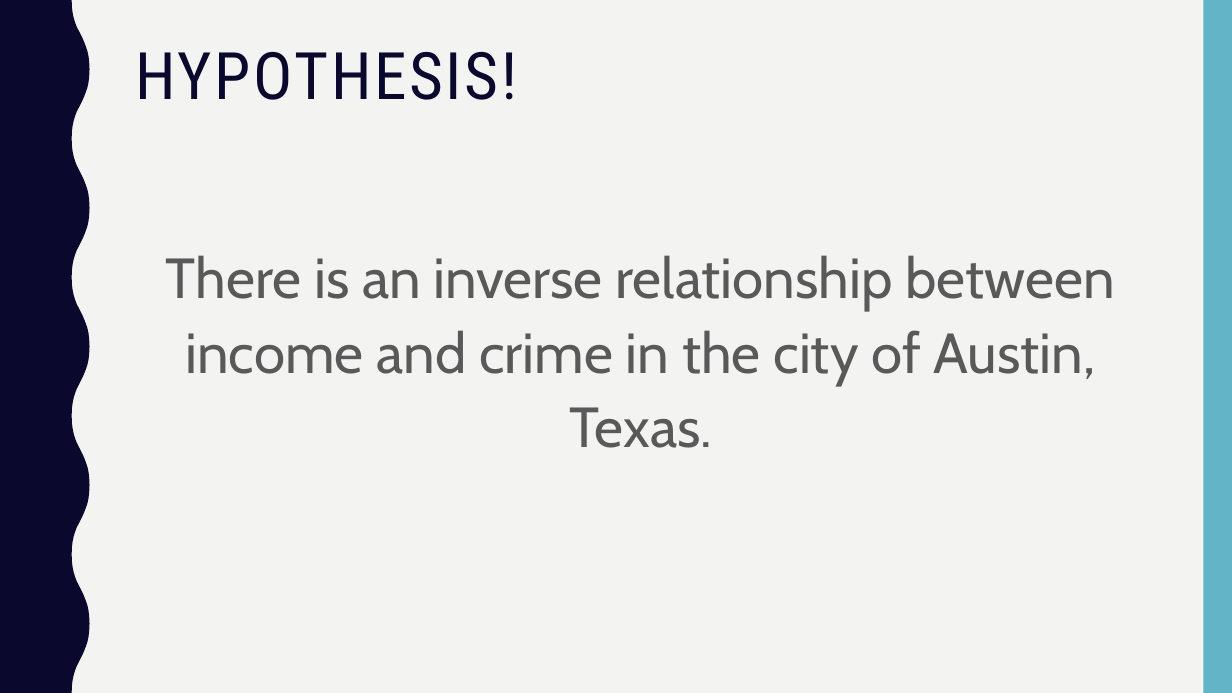
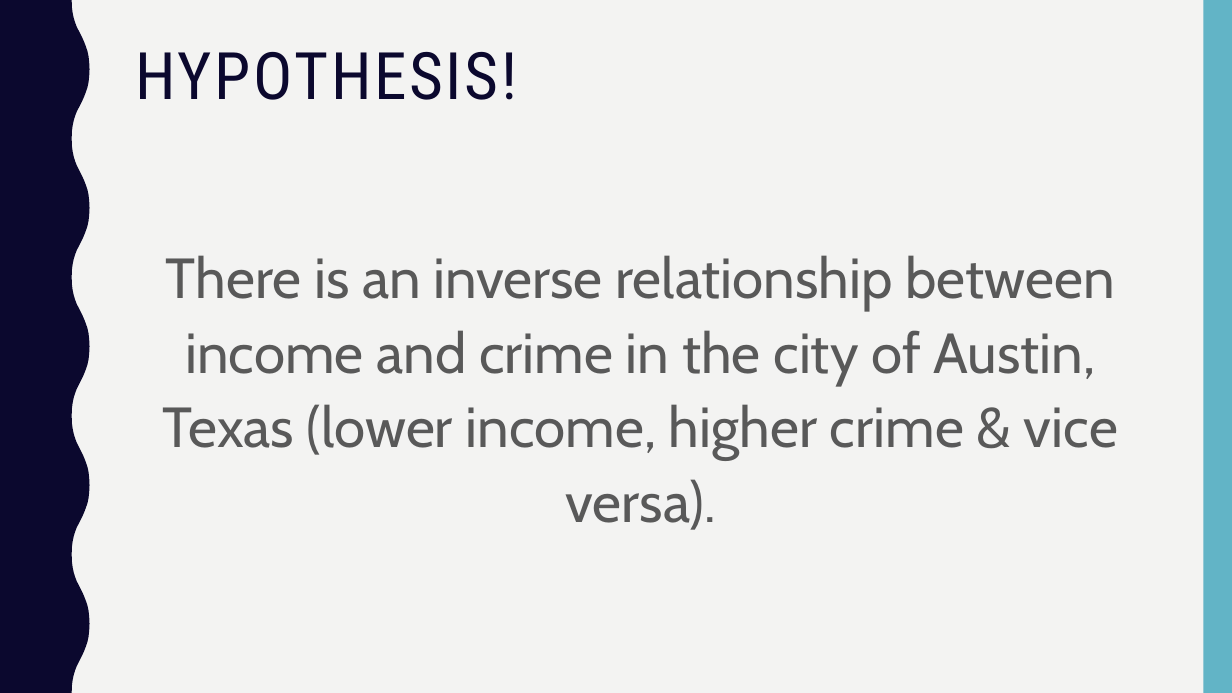
Before and after one commit to Kerrykova/Project1, a slide deck: slide 2 of Presentation/Presentation Final.pptx. Drawn at 1232x693 pixels with LibreOffice and Linux fonts; fonts in the diff are those of the drawing. Boxes give left, top, right and bottom in pixels: in the first picture for what was removed or moved away, otherwise in the second. Text is boxed around its words. In the diff, an @@ line names an element or a change of style, - is before the commit and + after.

```diff
--- a/Presentation/Presentation Final.pptx
+++ b/Presentation/Presentation Final.pptx
@@ text at [163,255,1118,530]: text changed @@
-There is an inverse relationship between income and crime in the city of Austin, Texas.
+There is an inverse relationship between income and crime in the city of Austin, Texas (lower income, higher crime & vice versa).
```
Also in this commit, not shown: 8 other slides changed, 3 slides added.
